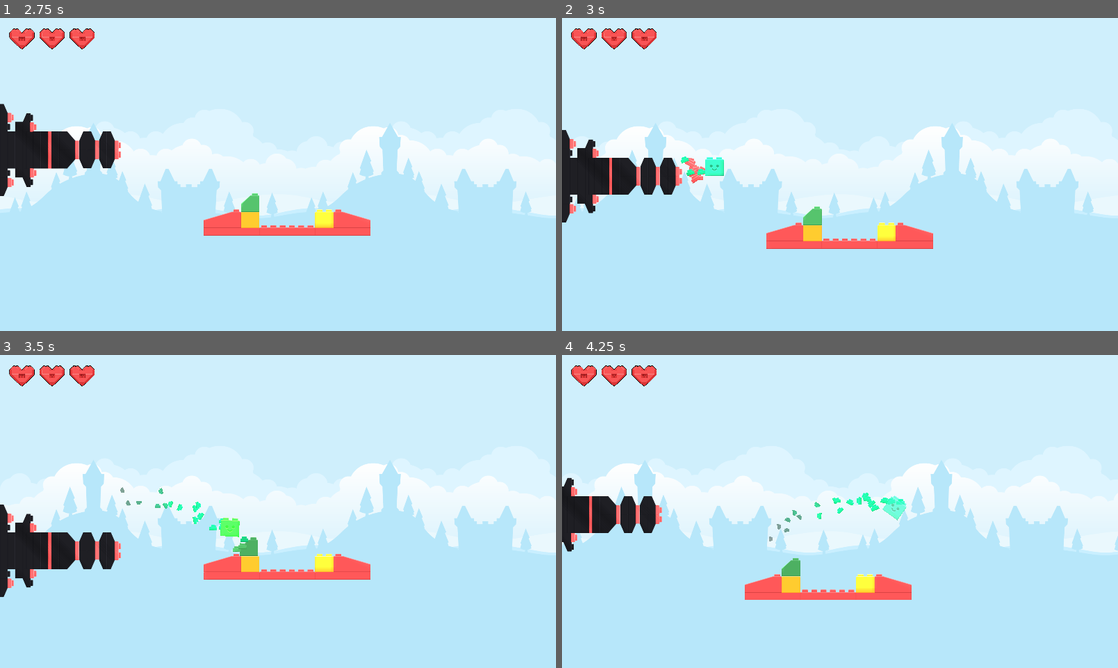
Above: before the commit, frames 1-4 (two rows, left to right).
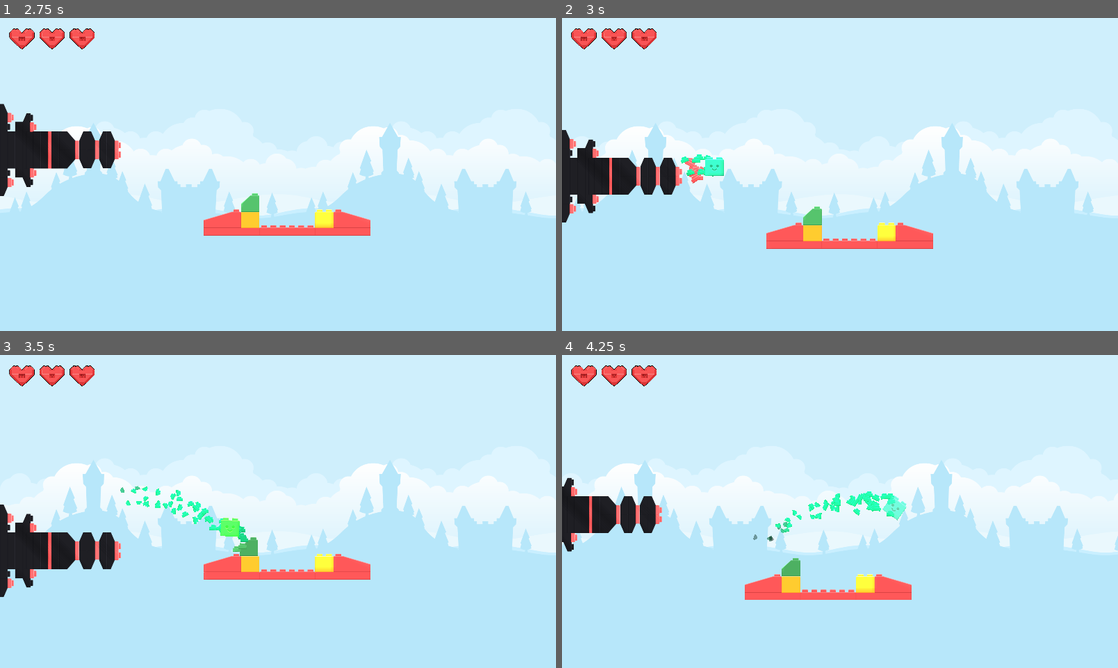
Above: after the commit, the same moments.

Repository: mlotr/Blocks_Gone_Wrong
Game: Godot game, scene res://scenes/title_screen.tscn
The game is run twice, just before and just after one commit, with the same random seed, the same clock (stepped at 60 frames per second) and the same inputs. The project has no main scene, so this scene is started directly. Sound files missing from this copy of the repository are replaced by a short silence.
Inputs (mouse positions are in pixels of both pictures, inside the frame that each line leads up to):
- Up to frame 1 (2.75 s): click "PORTFOLIO" at 0.5 s; click "PLAY" at 1.25 s; move the mouse to (400, 158) at 2.02 s; press the mouse at (400, 158) at 2.03 s; hold Up (ui_up) from 2.03 s (still down)
- Up to frame 2 (3 s): move the mouse to (728, 190) at 2.77 s; release Up (ui_up) at 2.78 s; release the mouse at (728, 190) at 2.78 s; hold Down (ui_down) from 2.78 s (still down); click (728, 190) at 2.85 s
- Up to frame 3 (3.5 s): keep holding Down (ui_down)
- Up to frame 4 (4.25 s): move the mouse to (895, 442) at 3.52 s; release Down (ui_down) at 3.53 s; press the mouse at (895, 442) at 3.53 s; hold Up (ui_up) from 3.53 s (still down)

Frame 1 is identical in both runs. In frame 2, less than 0.1% of the frame differs, in the area x 23-29%, y 43-51%; in frame 3, 0.3%; in frame 4, 0.5%, in the area x 34-62%, y 43-60%.

Commit message:
Added sounds to buttons

Diff:
--- a/scenes/bullet.tscn
+++ b/scenes/bullet.tscn
@@ -15,7 +15,7 @@
 point_count = 2
 
 [sub_resource type="Gradient" id="Gradient_gvr0f"]
-offsets = PackedFloat32Array(0.530744, 1)
+offsets = PackedFloat32Array(0.825243, 1)
 colors = PackedColorArray(1.2, 1.2, 1.2, 1, 0, 0, 0, 0.32549)
 
 [sub_resource type="RectangleShape2D" id="RectangleShape2D_x52r7"]
@@ -43,7 +43,7 @@
 
 [node name="CPUParticles2D" type="CPUParticles2D" parent="."]
 self_modulate = Color(0.25098, 0.909804, 1, 1)
-amount = 20
+amount = 50
 lifetime = 0.7
 randomness = 1.0
 texture = ExtResource("3_21on2")
--- a/scenes/result_screen.tscn
+++ b/scenes/result_screen.tscn
@@ -6,6 +6,9 @@
 [ext_resource type="Texture2D" uid="uid://dpgwelbmufmqk" path="res://UI/button_rectangle_gloss.png" id="3_jdrc7"]
 [ext_resource type="Texture2D" uid="uid://cn2fl2bjywgfl" path="res://UI/button_rectangle_depth_gloss.png" id="4_6bciq"]
 [ext_resource type="Texture2D" uid="uid://bppsiolytg5fe" path="res://UI/title_STB.png" id="5_6tslc"]
+[ext_resource type="Script" path="res://scripts/audio_button.gd" id="6_5v5sg"]
+[ext_resource type="AudioStream" uid="uid://dactm4q2p4ew5" path="res://sounds/Menu_Sounds_V2_Minimalistic_HOVER.mp3" id="7_x8c4g"]
+[ext_resource type="AudioStream" uid="uid://b2p8bl48of2m0" path="res://sounds/Menu_Sounds_V2_Minimalistic_FORWARD.mp3" id="8_0rhxw"]
 
 [node name="ResultScreen" type="Control"]
 process_mode = 3
@@ -55,6 +58,9 @@
 texture_disabled = ExtResource("2_gmkg3")
 texture_focused = ExtResource("4_6bciq")
 stretch_mode = 0
+script = ExtResource("6_5v5sg")
+hover_sound = ExtResource("7_x8c4g")
+click_sound = ExtResource("8_0rhxw")
 
 [node name="RestartLabel" type="Label" parent="CenterContainer/RestartButton"]
 layout_mode = 0
@@ -80,6 +86,9 @@
 texture_disabled = ExtResource("2_gmkg3")
 texture_focused = ExtResource("4_6bciq")
 stretch_mode = 0
+script = ExtResource("6_5v5sg")
+hover_sound = ExtResource("7_x8c4g")
+click_sound = ExtResource("8_0rhxw")
 
 [node name="MenuLabel" type="Label" parent="CenterContainer/MenuButton"]
 layout_mode = 0
--- a/scenes/title_screen.tscn
+++ b/scenes/title_screen.tscn
@@ -9,7 +9,10 @@
 [ext_resource type="Texture2D" uid="uid://dpgwelbmufmqk" path="res://UI/button_rectangle_gloss.png" id="5_1136d"]
 [ext_resource type="Texture2D" uid="uid://cn2fl2bjywgfl" path="res://UI/button_rectangle_depth_gloss.png" id="6_rhhmc"]
 [ext_resource type="AudioStream" uid="uid://dw10l56mnuvov" path="res://sounds/audio_hero_Toys-On-Parade_SIPML_Q-0240.mp3" id="8_qvbyc"]
+[ext_resource type="Script" path="res://scripts/audio_button.gd" id="9_trbx8"]
 [ext_resource type="FontFile" uid="uid://ba1rok5vimfsm" path="res://fonts/Dimbo Regular.ttf" id="9_x8ypo"]
+[ext_resource type="AudioStream" uid="uid://dactm4q2p4ew5" path="res://sounds/Menu_Sounds_V2_Minimalistic_HOVER.mp3" id="10_7uf03"]
+[ext_resource type="AudioStream" uid="uid://b2p8bl48of2m0" path="res://sounds/Menu_Sounds_V2_Minimalistic_FORWARD.mp3" id="11_kpyeg"]
 
 [sub_resource type="Animation" id="Animation_m114k"]
 length = 0.001
@@ -176,6 +179,9 @@
 texture_disabled = ExtResource("4_71gsj")
 texture_focused = ExtResource("6_rhhmc")
 stretch_mode = 0
+script = ExtResource("9_trbx8")
+hover_sound = ExtResource("10_7uf03")
+click_sound = ExtResource("11_kpyeg")
 
 [node name="PlayLabel" type="Label" parent="MenuContainer/PlayButton"]
 layout_mode = 0
@@ -201,6 +207,9 @@
 texture_disabled = ExtResource("4_71gsj")
 texture_focused = ExtResource("6_rhhmc")
 stretch_mode = 0
+script = ExtResource("9_trbx8")
+hover_sound = ExtResource("10_7uf03")
+click_sound = ExtResource("11_kpyeg")
 
 [node name="QuitLabel" type="Label" parent="MenuContainer/QuitButton"]
 layout_mode = 0
@@ -226,6 +235,9 @@
 texture_disabled = ExtResource("4_71gsj")
 texture_focused = ExtResource("6_rhhmc")
 stretch_mode = 0
+script = ExtResource("9_trbx8")
+hover_sound = ExtResource("10_7uf03")
+click_sound = ExtResource("11_kpyeg")
 
 [node name="PortfolioLabel" type="Label" parent="MenuContainer/PortfolioButton"]
 layout_mode = 0
--- /dev/null
+++ b/scripts/audio_button.gd
@@ -0,0 +1,34 @@
+class_name AudioButton extends TextureButton
+
+# Carica i suoni una volta sola (o usa un AudioAutoload globale)
+# Assicurati di trascinare i file .wav/.mp3 nell'Inspector se vuoi cambiarli per bottone
+@export var hover_sound: AudioStream
+@export var click_sound: AudioStream
+
+# Creiamo un player audio interno al volo se non vogliamo sporcare la scena
+var _audio_player: AudioStreamPlayer
+
+func _ready() -> void:
+	# Setup Audio Player
+	_audio_player = AudioStreamPlayer.new()
+	add_child(_audio_player)
+
+	# Connessioni segnali interni
+	mouse_entered.connect(_on_hover)
+	pressed.connect(_on_pressed)
+
+func _on_hover() -> void:
+	if hover_sound:
+		_audio_player.stream = hover_sound
+
+		# Random pitch
+		#_audio_player.pitch_scale = randf_range(0.95, 1.05)
+		_audio_player.stop()
+		_audio_player.play()
+
+func _on_pressed() -> void:
+	if click_sound:
+		_audio_player.stream = click_sound
+		_audio_player.pitch_scale = 1.0
+		_audio_player.stop()
+		_audio_player.play()
Not shown: 1 places in scenes/result_screen.tscn that only renumber resources
Not shown: 1 places in scenes/title_screen.tscn that only renumber resources
Not shown, added: sounds/Menu_Sounds_V2_Minimalistic_FORWARD.mp3.import
Not shown, added: sounds/Menu_Sounds_V2_Minimalistic_HOVER.mp3.import
Not shown, added: sounds/Menu_Sounds_V2_Minimalistic_FORWARD.mp3
Not shown, added: sounds/Menu_Sounds_V2_Minimalistic_HOVER.mp3
